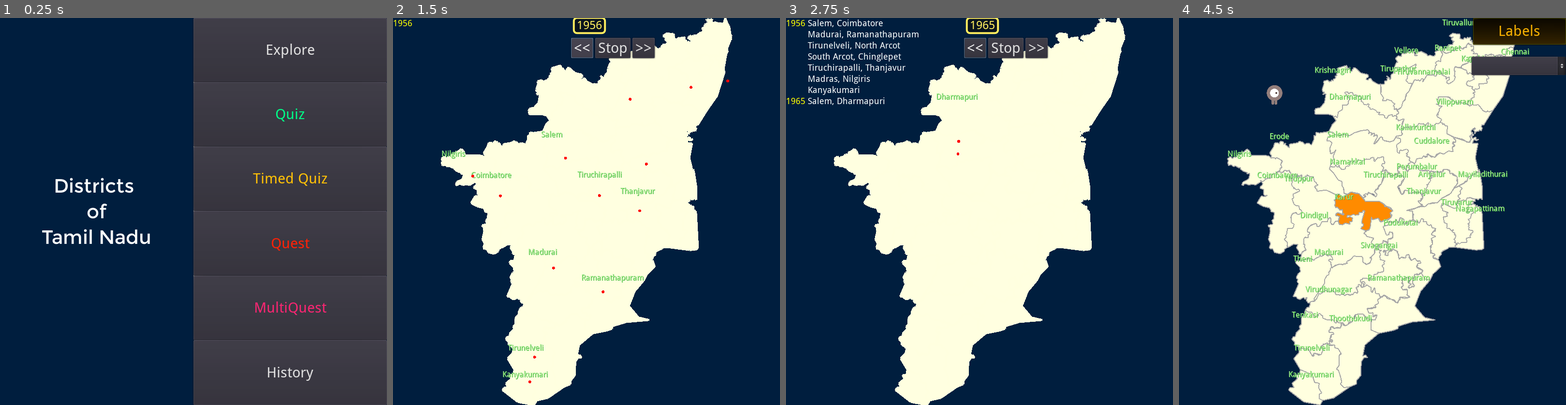
Above: before the commit, frames 1-4 (left to right).
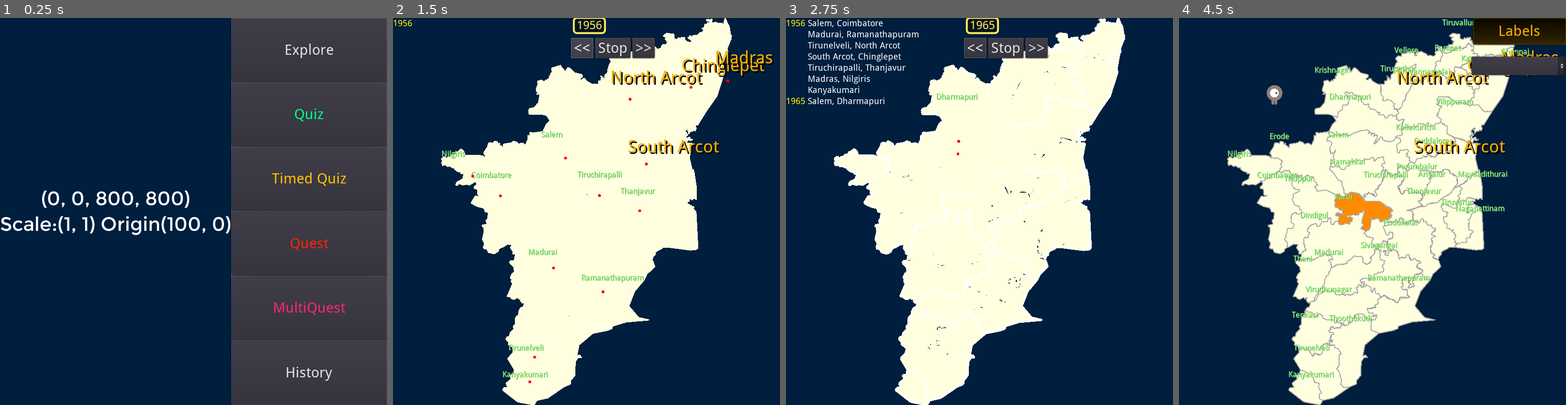
Above: after the commit, the same moments.

Repository: sharun-s/godot-tn
Game: Godot game, scene res://Node2D.tscn
Two runs of this game, one before a commit and one after it. Both use one fixed random seed, a clock stepped at 60 frames per second and the inputs below.
Inputs (mouse positions are in pixels of both pictures, inside the frame that each line leads up to):
- Up to frame 1 (0.25 s): no input
- Up to frame 2 (1.5 s): click "History" at 0.5 s; click "<<" at 1.25 s
- Up to frame 3 (2.75 s): tap Enter at 2 s; drag from (1025, 168) to (1072, 56) at 2.02 s
- Up to frame 4 (4.5 s): click "Stop" at 2.75 s; click "Explore" at 3.5 s; click "Labels" at 4.25 s

The runs differ from the first frame. In frame 1, 13% of the frame differs, in the area x 0-90%, y 0-100%; in frame 2, 2.0%; in frame 3, 3.8%; in frame 4, 1.0%.

Commit message:
History mode - mergepoly sometimes produces multiple poly - take the biggest one reverting to add label instead of drawstring as its easier to show/hide it as part of a group moved the historic borders from draw into a seperate function

Diff:
--- a/TN.gd
+++ b/TN.gd
@@ -115,9 +115,19 @@
 		poly.polygon = transformed_polygon
 		return poly
 
+func get_largest_poly(m):
+	var maxpts=0
+	var maxidx=0
+	for i in len(m):
+		if len(m[i]) > maxpts:
+			maxidx=i
+			maxpts=len(m[i])
+	return maxidx
+
 func merge_poly(history_item):
 	var g=history_item[0]
-	var clr=history_item[1]
+	print(g)
+	#var colr=history_item[1]
 	var main:Polygon2D=Polygon2D.new()
 	var t=Transform2D()
 	var ddims=get_node("Districts/"+g[0]).position #d[g[0]]
@@ -134,7 +144,8 @@
 		t2.origin=Vector2(ddims[0],ddims[1])
 		m=Geometry.merge_polygons_2d(t.xform(p1.polygon),
 										t2.xform(p2.polygon) )
-		main.polygon=m[0]
+		main.polygon=m[get_largest_poly(m)]
+		print(g[0],' ',g[1],' ',len(m))
 		#debug
 		#var test=main.duplicate()
 		#test.color=Color.blueviolet
@@ -144,14 +155,15 @@
 			t.origin=Vector2(ddims[0],ddims[1])
 			var tp=t.xform(get_node("Districts/"+g[i]+'/Poly').polygon)
 			m=Geometry.merge_polygons_2d(main.polygon, tp)
-			main.polygon=m[0]
+			main.polygon=m[get_largest_poly(m)]#m[0]
+			print(g[0],' ',g[i],' ',len(m))
 			#debug
 	#		#test=main.duplicate()
 			#test.color=Color(rng.randi_range(70,200))
 			#add_child(test)
 			#cnt=cnt+1
 		#main.color=Color(rng.randf_range(0.6,1.0), rng.randf_range(0.0,1.0), rng.randf_range(0.0,0.26))
-	main.color=clr
+	main.color=deselect_color #colr
 	#Color(rng.randf_range(0.1,0.54), rng.randf_range(0.3,0.8), rng.randf_range(0.2,0.91))
 	return main
 
@@ -233,15 +245,30 @@
 	#addstateborder(apeast, 'apes')
 	#addstateborder(ka_ap)
 	var t=get_viewport_transform()
-	#divide screen width by 2 and push left by half of generatedwidth ie 600/2
-	t.origin=Vector2(get_viewport_rect().size.x/2-300,0)
-	#t.origin=Vector2((get_viewport_rect().size.x-200)/2,0)
-	transform=t
-	scale=Vector2(get_viewport_rect().size.y/800, get_viewport_rect().size.y/800)
-	#scale=Vector2(get_viewport_rect().size.y/2000, get_viewport_rect().size.y/2000)
+	var viewp=get_viewport_rect()
+	print(viewp)
+	print('startsscreensize',$HUD/StartScreen.rect_size)
+	if viewp.size.x < viewp.size.y: #portrait mode
+		$HUD/StartScreen.columns=1
+	else:
+		$HUD/StartScreen.columns=2
+	if viewp.size.x < 600: #portraitt mode
+		t.origin=Vector2(viewp.size.x/2,0)
+		transform=t
+		scale=Vector2(get_viewport_rect().size.x/600, get_viewport_rect().size.y/800)
+	else:
+		#divide screen width by 2 and push left
+		#by half of generatedwidth ie 600/2
+		t.origin=Vector2(viewp.size.x/2-300,0)
+		transform=t
+		#so viewport rect changes thanks to above transform which is why viewp can be used while scaling
+		scale=Vector2(get_viewport_rect().size.y/800, get_viewport_rect().size.y/800)
+
 	print(scale)
 	print(t.origin)
 	$Label.rect_scale=Vector2(1/scale.x, 1/scale.y)
+	$HUD/StartScreen/Title.text=str(get_viewport_rect())+"\nScale:"+str(scale)+' Origin'+str(t.origin)
+
 
 var dhistory=[{
 	Salem=[['Salem', 'Dharmapuri', 'Namakkal', 'Krishnagiri'],Color.mediumspringgreen],
@@ -356,7 +383,7 @@
 static func merge_dict(target, patch):
 	for key in patch:
 		target[key] = patch[key]
-var historylabels=[]
+#var historylabels=[]
 func add_historic_districts(year, data):
 	var tmp:Polygon2D
 	for i in data.keys():
@@ -365,7 +392,6 @@
 			tmp.hide()
 			tmp.show_behind_parent=true
 			tmp.name=i+'history'#year
-			print(i)
 			tmp.add_to_group(year)
 		if has_node(i+'history'):
 			#remove_child(get_node(i+'history'))
@@ -377,9 +403,9 @@
 				get_node('Districts/lbl'+i).show()
 				get_node('Districts/lbl'+i).add_to_group(year)
 			else:
-				var tmppos=get_node("Districts/"+data[i][0][0]).position
-				historylabels.append([i, tmppos, 50, 50, year])
-				#add_label(i, data[i][0][0]][0], d[data[i][0][0]][1], 0.0, 0.0, year)
+				#var tmppos=get_node("Districts/"+data[i][0][0]).position
+#				historylabels.append([i, tmppos, 50, 50, year])
+				add_label(i, get_node('Districts/'+data[i][0][0]).position, year)
 		else:
 			print("ERRRROOR",i)
 
@@ -505,6 +531,26 @@
 			node.get_child(0).color=deselect_color
 
 var cache={}
+func draw_historic_borders():
+	for idx in cache:
+		var poly=cache[idx]
+		var cnt=poly.size()
+		for i in range(1, cnt):
+			draw_line(poly[i-1], poly[i], border_color.lightened(.8), border_width)
+		draw_line(poly[cnt-1], poly[0], border_color.lightened(.8), border_width)
+		#draw newly merged
+	#for dx in dhistory[current_year-1]:
+	#	if dhistory[current_year-1][dx][0].size() > 0:
+	for  n in get_tree().get_nodes_in_group(years[current_year]):
+		if n.name.find('history') > 0:
+			#var poly=PoolVector2Array(get_node(dx+'history').polygon)
+			var poly=PoolVector2Array(n.polygon)
+			cache[n.name]=poly
+			var cnt=poly.size()
+			for i in range(1, cnt):
+				draw_line(poly[i-1], poly[i], border_color, border_width_highlight)
+			draw_line(poly[cnt-1], poly[0], border_color, border_width_highlight)
+
 func _draw():
 	#debug state borders
 #	var p=get_node('debug').polygon
@@ -513,30 +559,10 @@
 #		draw_string(df, p[idx], str(idx))
 	#history
 	print(game_in_progress, clear_borders)
-	if game_in_progress==2 and clear_borders==false:
-#		var drawuptil=0
-#		for i in current_year-1:
-#			drawuptil+=dhistory[i].size()
-#		print(cache.size(), drawuptil)
-		for idx in cache:
-			var poly=cache[idx]
-			var cnt=poly.size()
-			for i in range(1, cnt):
-				draw_line(poly[i-1], poly[i], border_color.lightened(.8), border_width)
-			draw_line(poly[cnt-1], poly[0], border_color.lightened(.8), border_width)
-		#draw newly merged
-		for dx in dhistory[current_year-1]:
-			if dhistory[current_year-1][dx][0].size() > 0:
-				var poly=PoolVector2Array(get_node(dx+'history').polygon)
-				cache[dx]=poly
-				var cnt=poly.size()
-				for i in range(1, cnt):
-					draw_line(poly[i-1], poly[i], border_color, border_width_highlight)
-				draw_line(poly[cnt-1], poly[0], border_color, border_width_highlight)
-		#for lbl in historylabels:
-		#	draw_string(df, lbl[1],lbl[0], Color.mistyrose)
-		#historylabels.clear()
-	else:
+	if game_in_progress==2:
+		draw_historic_borders()
+	else:
+		print('clearing history cache')
 		cache.clear()
 		#TODO switch to $districts
 		for dx in d.keys():
@@ -611,6 +637,7 @@
 
 func borders(show):
 	if show:
+		#dont clear borders
 		clear_borders=false
 		border_width=2
 		border_color=Color.darkgray
@@ -716,20 +743,23 @@
 	df.font_data=f
 	df.size=36
 
-#func add_label(district, x, y, w, h, groupname):
-	#var l:Label=Label.new()
-	#l.set("custom_fonts/font",df)
-	#l.set("custom_colors/font_color", district_label_text_color)
-	#l.set("custom_colors/font_color_shadow", Color.black)
-	#l.set("custom_constants/shadow_offset_x",3)
-	#l.set("custom_constants/shadow_offset_y",3)
-	#l.set("custom_constants/shadow_as_outline",0)
-	#l.visible=false
-	#l.text=district
-	#l.name='lbl'+district
-	#l.rect_position=Vector2(x+w/2, y+h/2)
-	#l.add_to_group(groupname)
-	#add_child(l)
+# used in history mode to label old districts each step
+# why not use draw string - cause group show hide is more convenient polys and labels stay linked
+func add_label(district, pos, groupname):
+	var l:Label=Label.new()
+	l.set("custom_fonts/font",df)
+	l.set("custom_colors/font_color", district_label_text_color)
+	l.set("custom_colors/font_color_shadow", Color.black)
+	l.set("custom_constants/shadow_offset_x",3)
+	l.set("custom_constants/shadow_offset_y",3)
+	l.set("custom_constants/shadow_as_outline",0)
+	l.visible=false
+	l.text=district
+	l.name='lbl'+district
+	l.rect_position=pos
+	#l.rect_scale=Vector2(1/scale.x, 1/scale.y)
+	l.add_to_group(groupname)
+	add_child(l)
 
 func _on_Labels_toggled(button_pressed):
 	if button_pressed:
@@ -807,30 +837,43 @@
 
 var history_stopped_pressed:=false
 func _on_History_pressed():
-	var old=[{node=get_node('Districts/Karur'),loc=center('Districts/Karur')}] #d['Karur']}]
-	var newlist=[]
 	reset()
+	#borders should be removed initially
+	borders(false)
 	history_stopped_pressed=false
 	game_in_progress=2
+	# generate historic districts and labels and add to group. group name is year string
 	add_historic_districts(years[current_year], dhistory[0])
-	borders(false) #borders should become transparent
-	# using karur as proxy center
+
+	#setup ui
 	$HUD/Score.visible=true
 	$HUD/Score.text=years[current_year].substr(0,4)
 	$HUD/Timeline.bbcode_text='[color=yellow]'+years[current_year]+'[/color]'
-	var names=[] #for timeline
+
+	#setup data for transition animation
+	# using karur as proxy center of the state from where the initial 12 districts appear
+	var old=[{node=get_node('Districts/Karur'),loc=center('Districts/Karur')}] #d['Karur']}]
+	var newlist=[]
+	#for timeline
+	var names=[]
 	for n in get_tree().get_nodes_in_group(years[current_year]):
 		if n is Polygon2D:
 			names.append(n.name.replace('history',''))
 			newlist.append({node=n, loc=center('Districts/'+name(n))}) #get_node(name(n)).position#d[name(n)]})
+	get_tree().call_group(years[current_year],"show")
 	$HistoryAnimator.start(old, newlist)
-	print(newlist)
+	# HistoryControl ie stop button is shown only after animation starts
 	$HUD/HistoryControl.show()
 	yield($HistoryAnimator, "move_complete")
 	print('init move complete')
 	add_to_dist_timeline(names)
-	borders(true)
-	get_tree().call_group(years[current_year],"show")
+	#borders(false)
+	border_color=Color.darkgray
+	update()
+	#debug
+	#yield(get_tree().create_timer(3.0), "timeout")
+	#quit_history_mode()
+	#return
 	current_year=current_year+1
 	while history_stopped_pressed==false:
 		print(current_year)
@@ -840,9 +883,10 @@
 		history_next()
 		yield($HistoryAnimator, "move_complete")
 		print('next complete')
-		borders(true)
 		get_tree().call_group(years[current_year],"show")
+		update()
 		current_year=current_year+1
+		#borders(true) # borders will be drawn for current year -1
 	print(current_year, ' done')
 
 func history_next():
